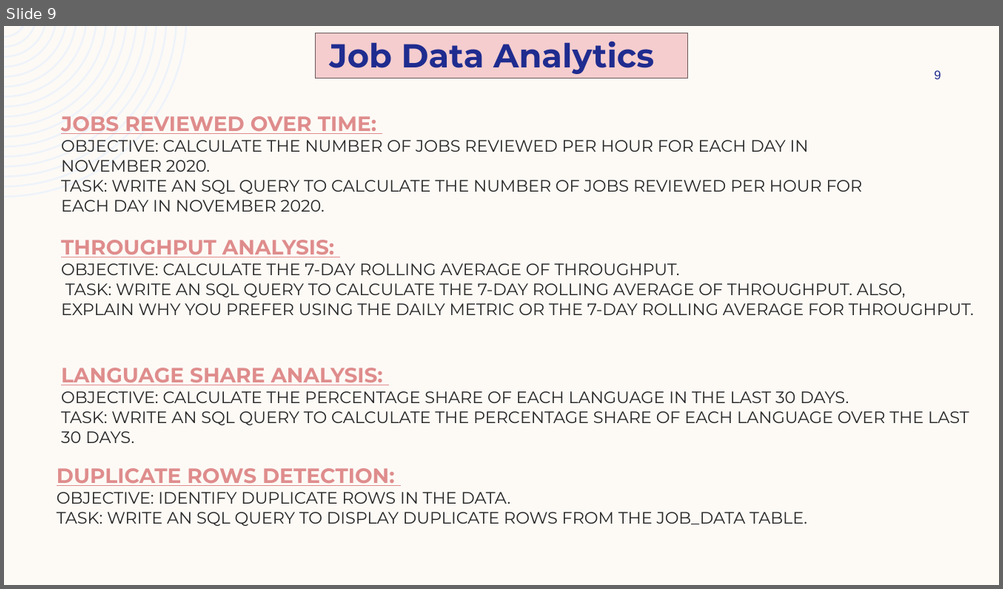
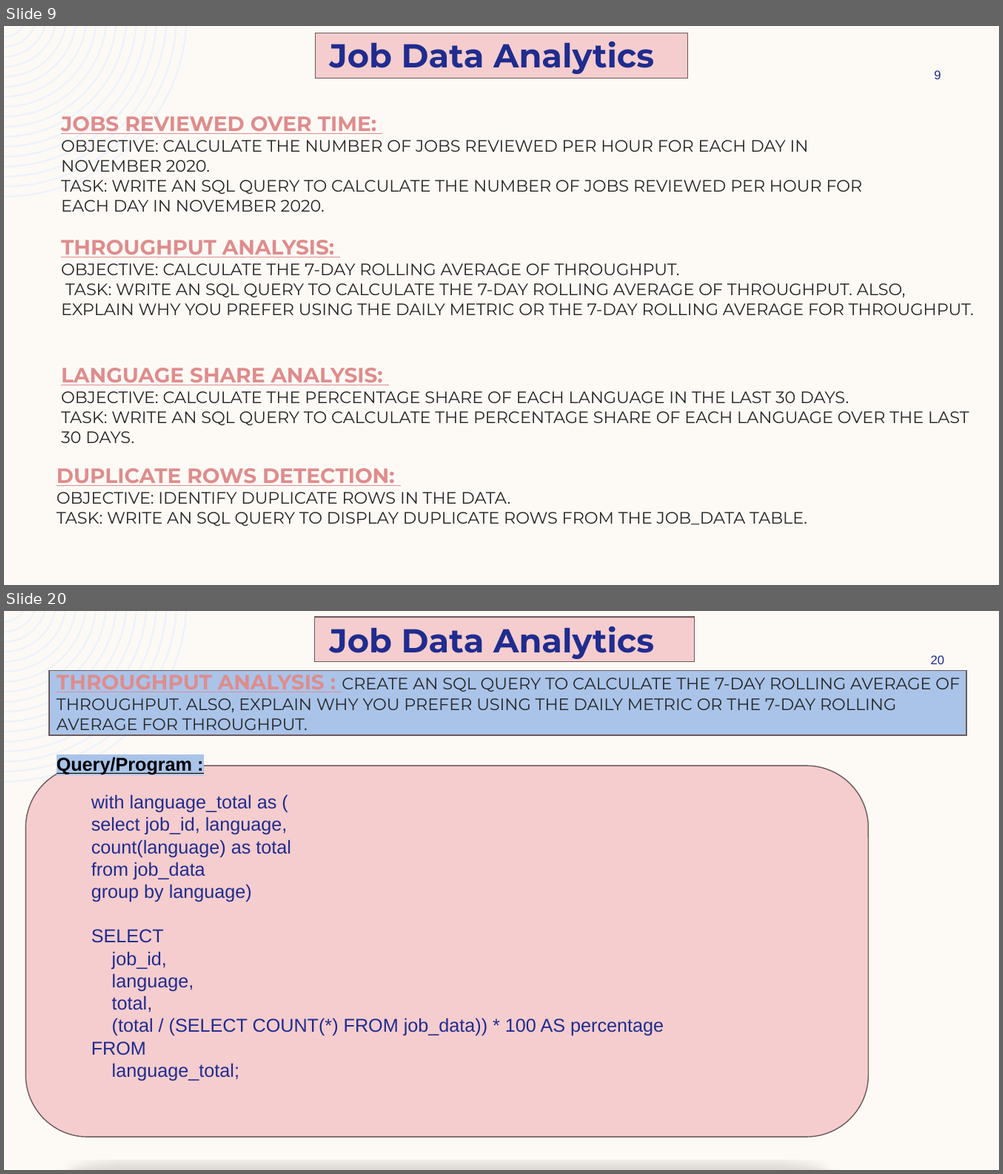
Before and after one commit to ShindeYash/Operation_and_Metric_Analytics, a slide deck: Report - Operation_and_Metric_Analytics.pptx. Shown one above the other, each under a label of ours: slide 9 before the commit, slides 9 and 20 after it; the slides between them are not shown. The pictures are 1003x589 and 1003x1174 pixels, drawn with LibreOffice and Linux fonts; fonts in the diff are those of the drawing. Boxes give left, top, right and bottom in pixels: in the first picture for what was removed or moved away, otherwise in the second. Text is boxed around its words. In the diff, an @@ line names an element or a change of style, - is before the commit and + after.

```diff
--- a/Report - Operation_and_Metric_Analytics.pptx
+++ b/Report - Operation_and_Metric_Analytics.pptx
@@ slide 20 added at (4,611,999,1170), background #FDFAF6; not listed: 1 template element that a slide beside it also shows @@
@@ rectangle added at (314,617,694,662), fill #F5CDCE, outline #6B5A5A 1 pt @@
@@ text added at (330,626,654,659), 32 pt, text #1F2C8F, bold @@
+Job Data Analytics
@@ rectangle added at (48,671,966,735), fill #AAC4E9, outline #6B5A5A 1 pt @@
@@ title added at (57,669,959,730), 16 pt, text #262626 @@
+THROUGHPUT ANALYSIS : CREATE AN SQL QUERY TO CALCULATE THE 7-DAY ROLLING AVERAGE OF THROUGHPUT. ALSO, EXPLAIN WHY YOU PREFER USING THE DAILY METRIC OR THE 7-DAY ROLLING AVERAGE FOR THROUGHPUT.
@@ page number added at (930,655,945,664), 12 pt, text #1F2C8F @@
+20
@@ text added at (57,757,192,775), 18 pt, text #000000, bold, underline @@
+Query/Program :
@@ rounded rectangle added at (25,766,868,1138), fill #F5CDCE, outline #6B5A5A 1 pt @@
@@ text added at (91,795,663,1082), 18 pt, text #202C8F @@
+with language_total as (
+select job_id, language,
+count(language) as total
+from job_data
+group by language)
+SELECT
+job_id,
+language,
+total,
+(total / (SELECT COUNT(*) FROM job_data)) * 100 AS percentage
+FROM
+language_total;
```
Also in this commit, not shown: 2 slides changed, 8 other slides added, 4 other files.
